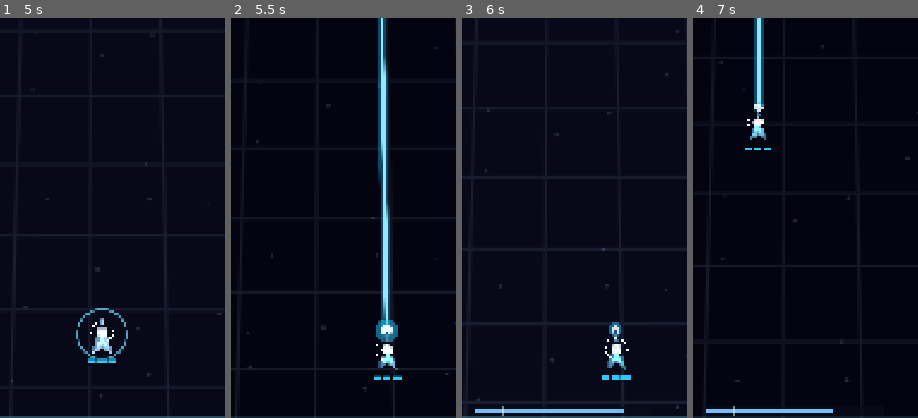
Above: before the commit, frames 1-4 (left to right).
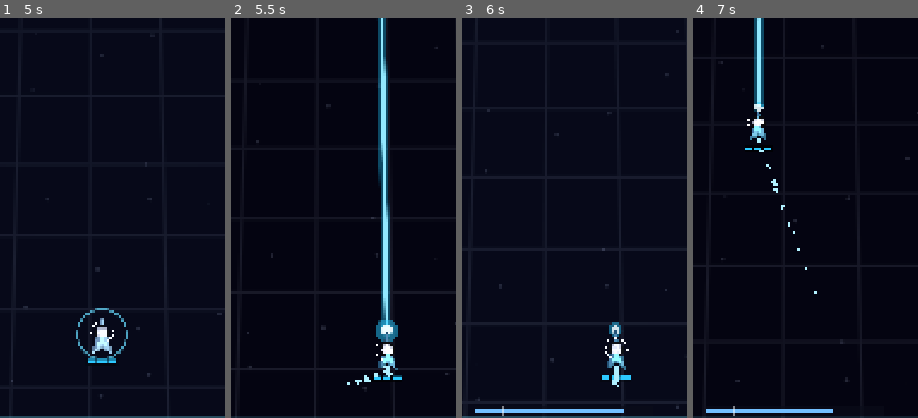
Above: after the commit, the same moments.

Repository: GDPonsoni/Nucleon-Squad-3D
Game: Godot game, scene res://scenes/menu.tscn
The game is run twice, just before and just after one commit, with the same random seed, the same clock (stepped at 60 frames per second) and the same inputs.
Inputs (mouse positions are % of the whole screen's width and height, from its top left):
- Up to frame 1 (5 s): click "Play" at 0.5 s; click (50, 34) at 1.25 s; click (50, 91) at 2.02 s; move the mouse to (72, 45) at 2.77 s; hold Right (ui_right) 2.78-3.5 s; click (72, 45) at 2.92 s; click "Got it" at 3.5 s; click "Got it" at 4.25 s
- Up to frame 2 (5.5 s): drag from (30, 55) to (45, 70) at 5.02 s
- Up to frame 3 (6 s): move the mouse to (60, 28) at 5.77 s; hold Right (ui_right) from 5.78 s (still down)
- Up to frame 4 (7 s): release Right (ui_right) at 6.5 s; drag from (45, 70) to (20, 35) at 6.52 s
The pictures show only the part of the screen within x 27-77%, y 36-86%; the shares and areas given below are measured in that part.

Frame 1 is identical in both runs. In frame 2, 0.2% of the frame differs, in the area x 51-72%, y 87-92%; in frame 3, 0.1%; in frame 4, 0.2%, in the area x 28-56%, y 30-69%.

Commit message:
feat(render3d): partículas 3D com teto rígido
T14 do docs/PLANO_3D.md. ParticleView desenha estilhaços das explosões,
fagulhas dos acertos, rastro do propulsor e brilho ao coletar item num
único MultiMesh, com as partículas simuladas no script e no máximo
particle_budget_3d vivas (as novas substituem as mais antigas). Percebe
explosões e faíscas olhando os pools que já existem, sem chamada nova na
lógica. "Efeitos visuais reduzidos" corta as rajadas à metade.

A primeira versão usava GPUParticles3D e mudou a simulação: criar esse nó
(ou CPUParticles3D) consome o sorteio global do motor. A versão própria
tem sorteio separado, e os capítulos 1 e 5 voltaram a dar resultado
idêntico ao 2D.

Medido no PC: chefe 5-9 a 191 quadros/s com partículas e 195 sem; fase
5-8 a 143 e 140 (2D: 174). shot_3d ganhou --no-shots e --no-particles.

Co-Authored-By: Claude Fable 5.2 <noreply@anthropic.com>

Diff:
--- a/scripts/core/explosion.gd
+++ b/scripts/core/explosion.gd
@@ -55,10 +55,27 @@
 	var ring_radius: float = _radius * (0.5 + ease(t, 0.4) * Params.explosion_ring_growth)
 	draw_arc(Vector2.ZERO, ring_radius, 0.0, TAU, 48, Color(_color.lightened(0.15), fade), maxf(2.0, Params.explosion_ring_width * fade))
 
-	# Estilhaços voando para fora, desacelerando
+	# Estilhaços voando para fora, desacelerando (na visão 3D são partículas: ParticleView)
+	if Renderer3D.particles:
+		return
 	var shard_color := Color(_color.lightened(0.35), fade)
 	var travel: float = _age * (1.0 - t * 0.5)
 	var length: float = _radius * Params.explosion_shard_length * (0.4 + 0.6 * fade)
 	for i in _dirs.size():
 		var start: Vector2 = _dirs[i] * _speeds[i] * travel
 		draw_line(start, start + _dirs[i] * length, shard_color, Params.explosion_shard_width)
+
+
+# --- Leitura para a visão 3D ---
+
+## Segundos desde que explodiu (volta a 0 quando o item é reaproveitado).
+func age() -> float:
+	return _age
+
+
+func blast_radius() -> float:
+	return _radius
+
+
+func tint() -> Color:
+	return _color
--- a/scripts/core/params.gd
+++ b/scripts/core/params.gd
@@ -672,3 +672,19 @@
 var scenery_near_z_3d: float = 32.0  # somem depois de passar da câmera
 var scenery_rock_tint_3d: float = 0.16  # quanto a cor puxa do fundo para a cor das estrelas (baixo = discreto)
 var scenery_planet_tint_3d: float = 0.3
+# Partículas 3D (particle_view.gd): um MultiMesh com as partículas simuladas no script
+var particles_enabled_3d: bool = true
+var particle_budget_3d: int = 420  # teto rígido de partículas vivas (no teto, as novas substituem as mais antigas)
+var particle_explosion_amount_3d: int = 18  # estilhaços por explosão (metade com "efeitos visuais reduzidos")
+var particle_spark_amount_3d: int = 6  # fagulhas por acerto
+var particle_pickup_amount_3d: int = 16  # brilho ao coletar um item
+var particle_trail_amount_3d: int = 24  # partículas vivas no rastro do propulsor
+var particle_trail_seconds_3d: float = 0.35
+var particle_trail_speed_3d: float = 2.4  # o rastro fica para trás (unidades do mundo por segundo)
+var particle_explosion_seconds_3d: float = 0.6
+var particle_explosion_speed_3d: Vector2 = Vector2(2.2, 6.5)  # unidades do mundo por segundo, para o raio de referência
+var particle_spark_seconds_3d: float = 0.25
+var particle_spark_speed_3d: Vector2 = Vector2(1.6, 3.6)
+var particle_size_3d: float = 0.13  # tamanho do estilhaço (unidades do mundo), para o raio de referência
+var particle_gravity_3d: float = 5.0  # os estilhaços sobem e caem de volta para o plano
+var particle_damping_3d: float = 2.2  # freio das partículas (1/s)
--- a/scripts/render3d/model_library.gd
+++ b/scripts/render3d/model_library.gd
@@ -260,3 +260,14 @@
 		b.default_uv = Vector2(0.45, 0.0)
 		b.cone(PackedVector2Array([Vector2(0.0, -0.5), Vector2(0.5, 0.5), Vector2(-0.5, 0.5)]), -0.3, Vector3(0.0, 0.5, 0.25), 1.0)
 		return b.commit())
+
+
+## Estilhaço das partículas: dois tetraedros colados, raio 1, cor só da partícula.
+static func shard() -> ArrayMesh:
+	return MeshFactory.cached("shard", func() -> ArrayMesh:
+		var b := MeshFactory.Builder.new()
+		b.plain = true
+		var base: PackedVector2Array = MeshFactory.regular_polygon(3)
+		b.cone(base, 0.0, Vector3(0.0, 0.9, 0.0), 1.0)
+		b.cone(base, 0.0, Vector3(0.0, -0.9, 0.0), 1.0)
+		return b.commit())
--- /dev/null
+++ b/scripts/render3d/particle_view.gd
@@ -0,0 +1,226 @@
+class_name ParticleView
+extends Node3D
+## Partículas 3D: estilhaços das explosões, fagulhas dos acertos, rastro do propulsor e brilho
+## ao coletar um item. Um MultiMesh só (um draw call), com as partículas simuladas aqui e um
+## teto rígido de partículas vivas (Params.particle_budget_3d): nada é instanciado durante a
+## partida.
+## Não usa GPUParticles3D nem CPUParticles3D de propósito: os dois consomem o sorteio global do
+## motor ao serem criados, o que mudaria a sequência de ondas da partida. Aqui o sorteio é
+## próprio, com semente fixa.
+## Só observa o jogo: percebe uma explosão nova olhando o pool de Explosion (a idade volta a
+## zero quando o item é reaproveitado).
+
+var _game: Node2D
+var _rig: CameraRig
+var _scale: float = 0.01
+var _multimesh: MultiMesh
+var _rng := RandomNumberGenerator.new()
+var _reduced: bool = false
+
+# Partículas vivas ficam em [0, _alive); morrer = trocar com a última
+var _alive: int = 0
+var _capacity: int = 0
+var _pos := PackedVector3Array()
+var _vel := PackedVector3Array()
+var _life := PackedFloat32Array()  # segundos restantes
+var _span := PackedFloat32Array()  # duração total
+var _size := PackedFloat32Array()
+var _spin := PackedFloat32Array()  # rad/s
+var _gravity := PackedFloat32Array()
+var _color := PackedColorArray()
+var _cursor: int = 0  # teto atingido: as novas substituem as mais antigas, em rodízio
+var _trail_debt: float = 0.0
+# Última idade vista de cada item dos pools (< 0 = estava inativo)
+var _seen: Dictionary = {}
+var bursts: int = 0  # rajadas disparadas (testes)
+
+
+## game pode ser null (testes): aí só valem as rajadas pedidas por emit().
+func setup(game: Node2D, rig: CameraRig) -> void:
+	_game = game
+	_rig = rig
+	_scale = rig.world_scale
+	_rng.seed = 20261110
+	_reduced = bool(SaveGame.setting("reduced_effects"))
+	_capacity = maxi(Params.particle_budget_3d, 1)
+	_pos.resize(_capacity)
+	_vel.resize(_capacity)
+	_life.resize(_capacity)
+	_span.resize(_capacity)
+	_size.resize(_capacity)
+	_spin.resize(_capacity)
+	_gravity.resize(_capacity)
+	_color.resize(_capacity)
+
+	_multimesh = MultiMesh.new()
+	_multimesh.transform_format = MultiMesh.TRANSFORM_3D
+	_multimesh.use_colors = true
+	_multimesh.mesh = ModelLibrary.shard()
+	_multimesh.instance_count = _capacity
+	_multimesh.visible_instance_count = 0
+	var material := StandardMaterial3D.new()
+	material.shading_mode = BaseMaterial3D.SHADING_MODE_UNSHADED
+	material.vertex_color_use_as_albedo = true
+	material.cull_mode = BaseMaterial3D.CULL_DISABLED
+	var instance := MultiMeshInstance3D.new()
+	instance.name = "Particles"
+	instance.multimesh = _multimesh
+	instance.material_override = material
+	instance.cast_shadow = GeometryInstance3D.SHADOW_CASTING_SETTING_OFF
+	instance.custom_aabb = AABB(Vector3(-500.0, -50.0, -500.0), Vector3(1000.0, 100.0, 1000.0))
+	add_child(instance)
+
+	if game != null:
+		var combat: CombatSystem = game.get("combat")
+		if combat != null:
+			combat.powerup_collected.connect(_on_powerup_collected)
+
+
+func alive_count() -> int:
+	return _alive
+
+
+func capacity() -> int:
+	return _capacity
+
+
+## Quantidade de uma rajada: metade com "efeitos visuais reduzidos".
+func burst_amount(base: int) -> int:
+	return maxi(base / 2 if _reduced else base, 1)
+
+
+## Solta count partículas em pos (mundo). speed = mínimo e máximo; spread_up = quanto da
+## direção é para cima (0 = só para os lados no plano, 1 = bem para cima).
+func emit(count: int, pos: Vector3, color: Color, speed: Vector2, size: float, seconds: float, spread_up: float, gravity: float, push := Vector3.ZERO) -> void:
+	for i in count:
+		var index: int
+		if _alive < _capacity:
+			index = _alive
+			_alive += 1
+		else:
+			index = _cursor
+			_cursor = (_cursor + 1) % _capacity
+		var angle: float = _rng.randf() * TAU
+		var up: float = _rng.randf() * spread_up
+		var dir := Vector3(cos(angle) * (1.0 - up * 0.5), up, sin(angle) * (1.0 - up * 0.5))
+		_pos[index] = pos
+		_vel[index] = dir * _rng.randf_range(speed.x, speed.y) + push
+		var life: float = seconds * _rng.randf_range(0.6, 1.0)
+		_life[index] = life
+		_span[index] = life
+		_size[index] = size * _rng.randf_range(0.6, 1.3)
+		_spin[index] = _rng.randf_range(-9.0, 9.0)
+		_gravity[index] = gravity
+		_color[index] = color
+
+
+func _process(delta: float) -> void:
+	if _game != null:
+		_watch(_game.get("explosions"), true)
+		var context: CombatContext = _game.get("context")
+		if context != null:
+			_watch(context.impacts, false)
+		_emit_trail(delta)
+	step(delta)
+
+
+## Avança as partículas vivas e escreve as instâncias. delta é tempo de jogo (segue a câmera lenta).
+func step(delta: float) -> void:
+	var damping: float = maxf(1.0 - Params.particle_damping_3d * delta, 0.0)
+	var i: int = 0
+	while i < _alive:
+		var life: float = _life[i] - delta
+		if life <= 0.0:
+			# Morreu: a última viva ocupa o lugar (e é processada nesta mesma volta)
+			_alive -= 1
+			if i < _alive:
+				_pos[i] = _pos[_alive]
+				_vel[i] = _vel[_alive]
+				_life[i] = _life[_alive]
+				_span[i] = _span[_alive]
+				_size[i] = _size[_alive]
+				_spin[i] = _spin[_alive]
+				_gravity[i] = _gravity[_alive]
+				_color[i] = _color[_alive]
+			continue
+		_life[i] = life
+		var vel: Vector3 = _vel[i] * damping
+		vel.y -= _gravity[i] * delta
+		_vel[i] = vel
+		var pos: Vector3 = _pos[i] + vel * delta
+		_pos[i] = pos
+		# Encolhe até sumir (sem transparência: mais barato e sem ordenação)
+		var t: float = life / _span[i]
+		var size: float = _size[i] * minf(t * 2.2, 1.0)
+		_multimesh.set_instance_transform(i, Transform3D(Basis(Vector3.UP, _spin[i] * life).scaled(Vector3.ONE * size), pos))
+		_multimesh.set_instance_color(i, _color[i])
+		i += 1
+	_cursor = mini(_cursor, maxi(_alive - 1, 0))
+	_multimesh.visible_instance_count = _alive
+
+
+## Dispara uma rajada para cada item do pool que acabou de ser ativado.
+func _watch(pool: NodePool, explosion: bool) -> void:
+	if pool == null:
+		return
+	for item in pool.get_children():
+		if not (item is PoolItem):
+			continue
+		var age: float = -1.0
+		if (item as PoolItem).visible:
+			age = (item as Explosion).age() if explosion else (item as HitSpark).age()
+		var before: float = _seen.get(item, -1.0)
+		_seen[item] = age
+		if age < 0.0 or (before >= 0.0 and age >= before):
+			continue
+		bursts += 1
+		if explosion:
+			var blast := item as Explosion
+			var factor: float = clampf(blast.blast_radius() / Params.explosion_reference_radius, 0.5, 2.5)
+			emit(burst_amount(Params.particle_explosion_amount_3d), _at(blast.position), blast.tint().lightened(0.3),
+				Params.particle_explosion_speed_3d * factor, Params.particle_size_3d * (0.7 + 0.5 * factor),
+				Params.particle_explosion_seconds_3d, 0.9, Params.particle_gravity_3d)
+		else:
+			var spark := item as HitSpark
+			var scale: float = clampf(spark.spark_size(), 0.6, 2.0)
+			emit(burst_amount(Params.particle_spark_amount_3d), _at(spark.position), spark.tint().lightened(0.5),
+				Params.particle_spark_speed_3d * scale, Params.particle_size_3d * 0.55 * scale,
+				Params.particle_spark_seconds_3d, 0.7, Params.particle_gravity_3d * 0.4)
+
+
+func _at(pos: Vector2) -> Vector3:
+	return _rig.to_world(pos, Params.bullet_height_3d * _scale)
+
+
+func _on_powerup_collected(kind: PowerUp.Kind) -> void:
+	var player: Player = _game.get("player")
+	if player == null:
+		return
+	var color: Color = Params.powerup_color
+	match kind:
+		PowerUp.Kind.HEAL:
+			color = Params.medkit_color
+		PowerUp.Kind.COMPANION:
+			color = Params.companion_powerup_color
+		PowerUp.Kind.CHEST:
+			color = Params.chest_color
+	bursts += 1
+	# Sobem em volta da nave (gravidade negativa)
+	emit(burst_amount(Params.particle_pickup_amount_3d), _at(player.position), color.lightened(0.3),
+		Vector2(1.5, 3.5), Params.particle_size_3d * 0.8, 0.5, 1.0, -1.5)
+
+
+## Rastro: sai da traseira da nave (+Z) enquanto ela tem corpo, na cor do corpo.
+func _emit_trail(delta: float) -> void:
+	var player: Player = _game.get("player")
+	if player == null or player.body == null or player.build_progress() < 1.0:
+		_trail_debt = 0.0
+		return
+	_trail_debt += float(burst_amount(Params.particle_trail_amount_3d)) / maxf(Params.particle_trail_seconds_3d, 0.01) * delta
+	var count: int = int(_trail_debt)
+	if count <= 0:
+		return
+	_trail_debt -= count
+	var pos: Vector3 = _rig.to_world(player.position + Vector2(0.0, Params.ship_size.y * 0.42), Params.ship_height_3d * 0.5 * _scale)
+	emit(mini(count, 8), pos, player.body.color.lightened(0.45), Vector2(0.1, 0.5), Params.particle_size_3d * 0.75,
+		Params.particle_trail_seconds_3d, 0.2, 0.0, Vector3(0.0, 0.0, Params.particle_trail_speed_3d))
--- a/scripts/render3d/renderer_3d.gd
+++ b/scripts/render3d/renderer_3d.gd
@@ -7,6 +7,8 @@
 
 ## Há uma visão 3D em cena: as entidades não desenham o próprio corpo em 2D.
 static var active: bool = false
+## As partículas 3D estão ligadas: explosões e faíscas não desenham os estilhaços em 2D.
+static var particles: bool = false
 static var _count: int = 0
 
 var rig := CameraRig.new()
@@ -16,6 +18,7 @@
 var scenery: Scenery3D  # null com Params.scenery_enabled_3d desligado
 var entities: EntityViews
 var bullets: BulletView
+var particle_view: ParticleView  # null com Params.particles_enabled_3d desligado
 
 var _game: Node2D
 var _reserved_bottom: float = 0.0
@@ -32,6 +35,8 @@
 func _exit_tree() -> void:
 	_count = maxi(_count - 1, 0)
 	active = _count > 0
+	if not active:
+		particles = false
 
 
 ## game = cena da partida; reserved_bottom = faixa da base ocupada pela barra de troca (px).
@@ -91,6 +96,13 @@
 	bullets.name = "BulletView"
 	add_child(bullets)
 	bullets.setup(game, rig)
+
+	particles = Params.particles_enabled_3d
+	if particles:
+		particle_view = ParticleView.new()
+		particle_view.name = "ParticleView"
+		add_child(particle_view)
+		particle_view.setup(game, rig)
 
 	game.get_viewport().size_changed.connect(_on_view_resized)
 	_sync_camera()
--- a/scripts/tools/shot_3d_runner.gd
+++ b/scripts/tools/shot_3d_runner.gd
@@ -5,6 +5,8 @@
 ##   --at a,b,c        segundos de jogo das fotos (padrão 5,12,20)
 ##   --out pasta       onde salvar (padrão user://shots)
 ##   --speed N         acelera o jogo entre as fotos (padrão 3)
+##   --no-particles    desliga as partículas 3D (para comparar o FPS)
+##   --no-shots        não salva imagens: só mede (imprime quadros por segundo de parede no fim)
 ##   --items N         além dos instantes, fotografa as N primeiras vezes em que há um item na tela
 ## Aceita também as opções do simulador (--boss-only, --squad, --companion, --level...).
 
@@ -15,6 +17,9 @@
 var _capturing: bool = false
 var _items_left: int = 0
 var _item_gap: float = 0.0
+var _save: bool = true
+var _frames: int = 0
+var _started_ms: int = 0
 
 
 func _ready() -> void:
@@ -24,6 +29,10 @@
 	_out = String(args.get("out", _out))
 	_speed = float(args.get("speed", "3"))
 	_items_left = int(args.get("items", "0"))
+	_save = not args.has("no-shots")
+	if args.has("no-particles"):
+		Params.particles_enabled_3d = false
+	_started_ms = Time.get_ticks_msec()
 	DirAccess.make_dir_recursive_absolute(ProjectSettings.globalize_path(_out))
 	Params.invulnerability_alpha = 1.0  # o piloto é invulnerável: não pisca nas fotos
 	super()
@@ -34,6 +43,7 @@
 func _process(delta: float) -> void:
 	if _capturing:
 		return
+	_frames += 1
 	super(delta)
 	if _game == null or _next >= _shots.size():
 		if _game == null:
@@ -61,12 +71,15 @@
 func _capture(label: String, advance: bool) -> void:
 	_capturing = true
 	await RenderingServer.frame_post_draw
-	var image: Image = get_viewport().get_texture().get_image()
-	var path: String = "%s/%s_%s.png" % [_out, _stage_id, label]
-	image.save_png(path)
-	print("[shot] ", ProjectSettings.globalize_path(path))
+	if _save:
+		var image: Image = get_viewport().get_texture().get_image()
+		var path: String = "%s/%s_%s.png" % [_out, _stage_id, label]
+		image.save_png(path)
+		print("[shot] ", ProjectSettings.globalize_path(path))
 	if advance:
 		_next += 1
 	_capturing = false
 	if _next >= _shots.size():
+		var wall: float = (Time.get_ticks_msec() - _started_ms) / 1000.0
+		print("[perf] %s: %d quadros em %.1f s = %.0f quadros/s (partículas %s)" % [_stage_id, _frames, wall, _frames / maxf(wall, 0.001), "ligadas" if Params.particles_enabled_3d else "desligadas"])
 		get_tree().quit()
--- a/scripts/weapons/hit_spark.gd
+++ b/scripts/weapons/hit_spark.gd
@@ -36,6 +36,24 @@
 	var fade: float = 1.0 - t
 	draw_circle(Vector2.ZERO, 14.0 * _size * (1.0 - t * 0.5) * k, Color(1.0, 1.0, 1.0, fade * 0.8))
 	draw_arc(Vector2.ZERO, 10.0 * _size + 30.0 * _size * t, 0.0, TAU, 20, Color(_color.lightened(0.3), fade), 3.0)
+	# Fagulhas: na visão 3D são partículas (ParticleView)
+	if Renderer3D.particles:
+		return
 	for dir in _dirs:
 		var start: Vector2 = dir * Params.impact_spark_speed * _size * t * 0.4 * k
 		draw_line(start, start + dir * Params.impact_spark_length * _size * fade, Color(_color.lightened(0.5), fade), 3.0)
+
+
+# --- Leitura para a visão 3D ---
+
+## Segundos desde o acerto (volta a 0 quando o item é reaproveitado).
+func age() -> float:
+	return _age
+
+
+func tint() -> Color:
+	return _color
+
+
+func spark_size() -> float:
+	return _size
--- a/tests/render3d_regressions.gd
+++ b/tests/render3d_regressions.gd
@@ -104,6 +104,22 @@
 	await _frames(2)
 	_check(renderer.bullets.visible_count() == player_bullets.active.size() + enemy_bullets.active.size(),
 		"uma instância por projétil (%d x %d)" % [renderer.bullets.visible_count(), player_bullets.active.size() + enemy_bullets.active.size()])
+
+	# Partículas: um MultiMesh só (nada criado durante a partida), disparadas pelas explosões
+	var particle_view: ParticleView = renderer.particle_view
+	_check(particle_view != null and Renderer3D.particles, "partículas 3D ligadas")
+	if particle_view != null:
+		var nodes: int = particle_view.get_child_count()
+		var before: int = particle_view.bursts
+		game.call("_explode", Vector2(500.0, 600.0), 48.0, Color.RED)
+		(game.get("context") as CombatContext).spark(Vector2(520.0, 620.0), Color.WHITE)
+		await _frames(3)
+		_check(particle_view.bursts == before + 2, "explosão e faísca disparam partículas (%d)" % (particle_view.bursts - before))
+		for i in 40:
+			game.call("_explode", Vector2(500.0, 600.0), 48.0, Color.RED)
+		await _frames(3)
+		_check(particle_view.get_child_count() == nodes and nodes == 1, "muitas explosões não criam nós (%d)" % particle_view.get_child_count())
+		_check(particle_view.alive_count() > 0 and particle_view.alive_count() <= Params.particle_budget_3d, "partículas vivas dentro do teto (%d)" % particle_view.alive_count())
 
 	# Itens
 	var power_ups: NodePool = game.get("power_ups")
@@ -183,7 +199,7 @@
 	var flat: Node2D = (load("res://scenes/game.tscn") as PackedScene).instantiate()
 	get_tree().root.add_child(flat)
 	await _frames(5)
-	_check(flat.get("renderer") == null and not Renderer3D.active, "render_3d desligado: sem visão 3D")
+	_check(flat.get("renderer") == null and not Renderer3D.active and not Renderer3D.particles, "render_3d desligado: sem visão 3D")
 	_check(main.canvas_cull_mask == mask_before and _count_layer(flat, GroundFx.WORLD_LAYER) == 0, "render_3d desligado: desenho 2D normal")
 	flat.queue_free()
 	Params.render_3d = true
--- a/tests/test_suite.gd
+++ b/tests/test_suite.gd
@@ -1067,3 +1067,50 @@
 	_check_faceted(MeshFactory.icosphere(1), "planetoide")
 	for scenery: Scenery3D in [a, b, c]:
 		scenery.queue_free()
+
+
+# --- Visão 3D: partículas ---
+
+func _particles() -> ParticleView:
+	var rig := _rig(Vector2(1080, 2340), 300.0, Params.camera_fit_margin)
+	var view := ParticleView.new()
+	add_child(view)
+	view.set_process(false)
+	view.setup(null, rig)
+	return view
+
+
+## Teto rígido de partículas vivas, vida limitada, sem tocar no sorteio global e com resultado
+## igual para a mesma sequência de rajadas.
+func test_particles_respect_budget_and_global_rng() -> void:
+	seed(4321)
+	var expected: float = randf()
+	seed(4321)
+	var a := _particles()
+	var b := _particles()
+	check(a.capacity() == Params.particle_budget_3d and a.alive_count() == 0, "começa vazio, com o teto dos parâmetros")
+	for view: ParticleView in [a, b]:
+		view.emit(30, Vector3(1, 0, 2), Color.RED, Vector2(1, 3), 0.1, 0.5, 0.9, 5.0)
+		view.step(0.1)
+	check(a.alive_count() == 30, "30 partículas vivas depois da rajada")
+	var multimesh_a: MultiMesh = (a.get_child(0) as MultiMeshInstance3D).multimesh
+	var multimesh_b: MultiMesh = (b.get_child(0) as MultiMeshInstance3D).multimesh
+	check(multimesh_a.visible_instance_count == 30, "uma instância por partícula viva")
+	var same: bool = true
+	for i in 30:
+		same = same and multimesh_a.get_instance_transform(i).is_equal_approx(multimesh_b.get_instance_transform(i))
+	check(same, "mesma sequência de rajadas, mesmas partículas")
+	check(multimesh_a.get_instance_transform(0).origin != Vector3(1, 0, 2), "as partículas se movem")
+	# Muito mais do que cabe: nunca passa do teto
+	for k in 40:
+		a.emit(100, Vector3.ZERO, Color.WHITE, Vector2(1, 3), 0.1, 0.5, 0.9, 5.0)
+		a.step(0.01)
+		check(a.alive_count() <= Params.particle_budget_3d, "vivas (%d) dentro do teto" % a.alive_count())
+	check(a.alive_count() == Params.particle_budget_3d, "no teto, as novas substituem as antigas")
+	for k in 20:
+		a.step(0.1)
+	check(a.alive_count() == 0 and multimesh_a.visible_instance_count == 0, "todas somem depois da vida delas")
+	check(randf() == expected, "as partículas não consomem o sorteio global")
+	check(MeshFactory.triangle_count(ModelLibrary.shard()) <= 8, "estilhaço com poucas faces")
+	a.queue_free()
+	b.queue_free()
Not shown, added: scripts/render3d/particle_view.gd.uid
Not shown, changed: docs/3D_DECISOES.md
Not shown, changed: docs/3D_PENDENCIAS.md
Not shown, changed: docs/3D_TESTE.md
Not shown, changed: docs/ESTADO_ATUAL.md
